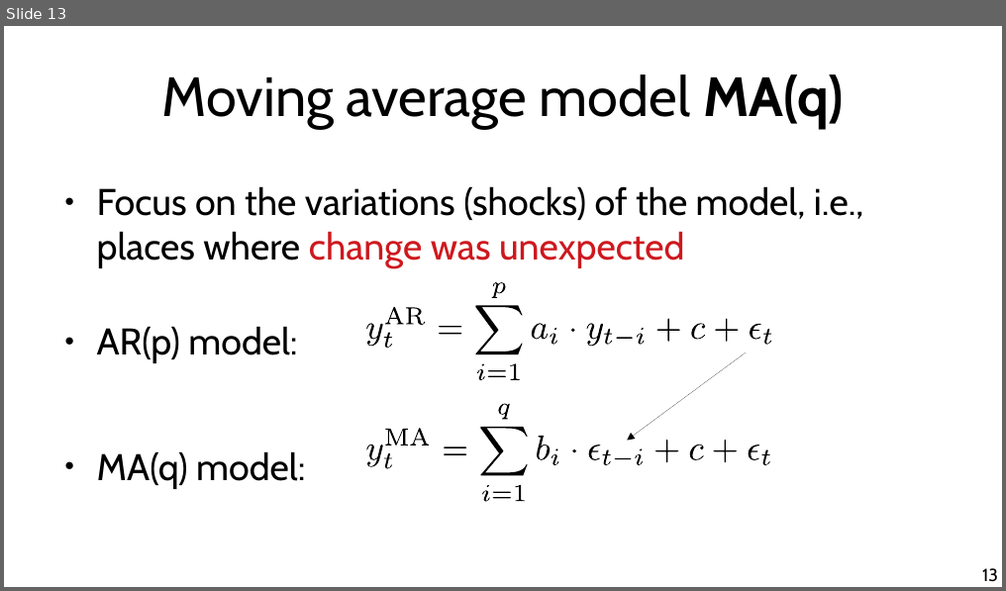
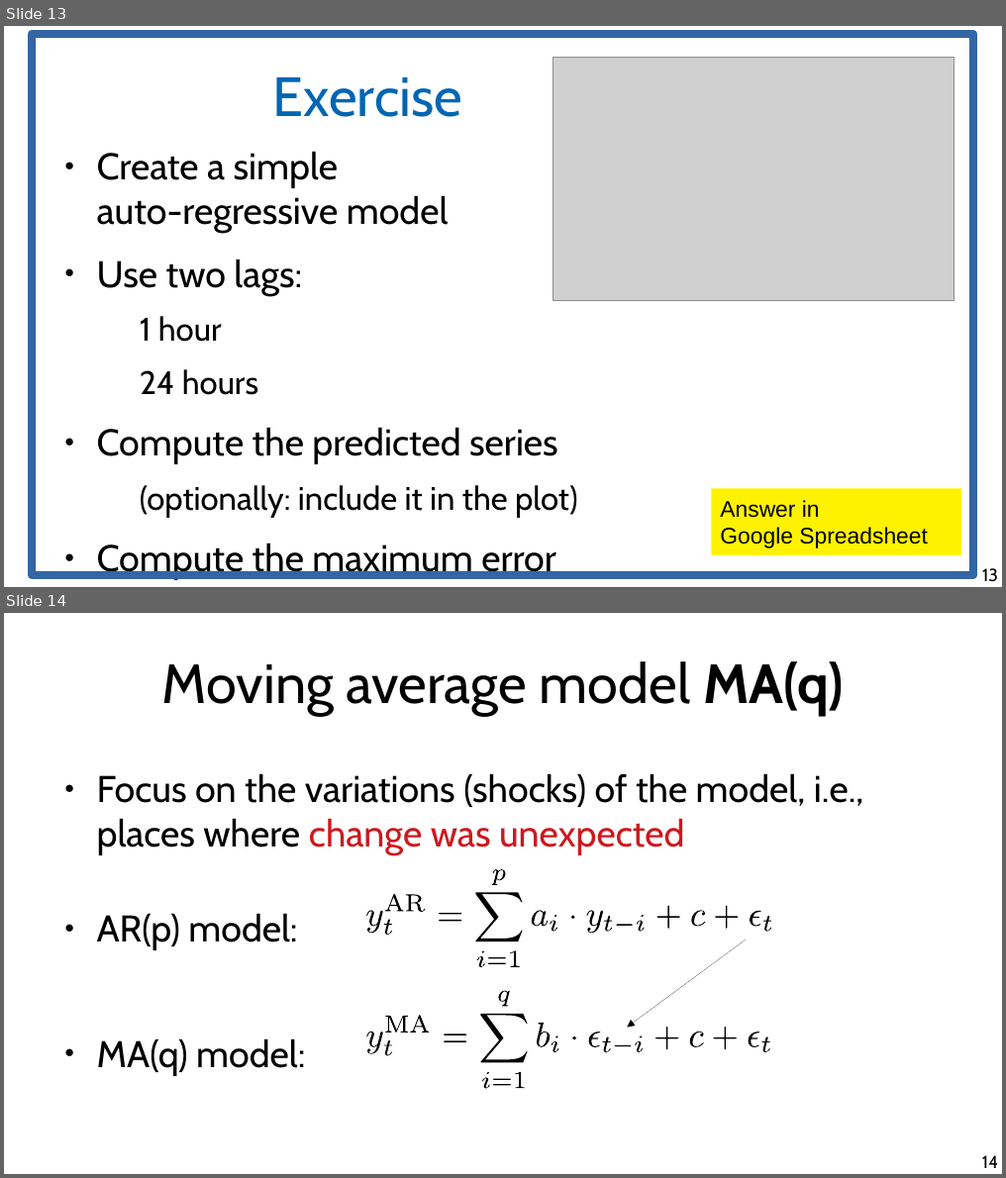
Before and after one commit to chatox/data-mining-course, a slide deck: theory/tt29_forecasting.odp. Shown one above the other, each under a label of ours: slide 13 before the commit, slides 13 and 14 after it. The pictures are 1006x591 and 1006x1178 pixels, drawn with LibreOffice and Linux fonts; fonts in the diff are those of the drawing; grey boxes stand for pictures. Boxes give left, top, right and bottom in pixels: in the first picture for what was removed or moved away, otherwise in the second. Text is boxed around its words. In the diff, an @@ line names an element or a change of style, - is before the commit and + after.

```diff
--- a/theory/tt29_forecasting.odp
+++ b/theory/tt29_forecasting.odp
@@ slide 13 added at <box>4,26,1002,587</box>, background #FFFFFF @@
@@ rectangle added at <box>32,33,975,575</box>, outline #3465A4 6.01 pt @@
@@ title added at <box>273,77,462,117</box>, 44 pt, text #0066B3 @@
+Exercise
@@ picture added at <box>552,58,954,300</box> @@
@@ text added at <box>97,151,578,580</box>, 29.6 pt, text #000000 @@
+● Create a simple
+  auto-regressive model
+● Use two lags:
+  1 hour
+  24 hours
+● Compute the predicted series
+  (optionally: include it in the plot)
+● Compute the maximum error
@@ rectangle added at <box>711,488,961,556</box>, fill #FFF200, 18 pt, text #000000 @@
+Answer in
+Google Spreadsheet
@@ page number added at <box>982,569,998,582</box>, 14 pt, text #000000 @@
+13
@@ what was slide 13 is now slide 14 @@
@@ page number at <box>982,1156,998,1168</box>: text changed @@
-13
+14
```
Also in this commit, not shown: 5 slides changed, 3 other files.
